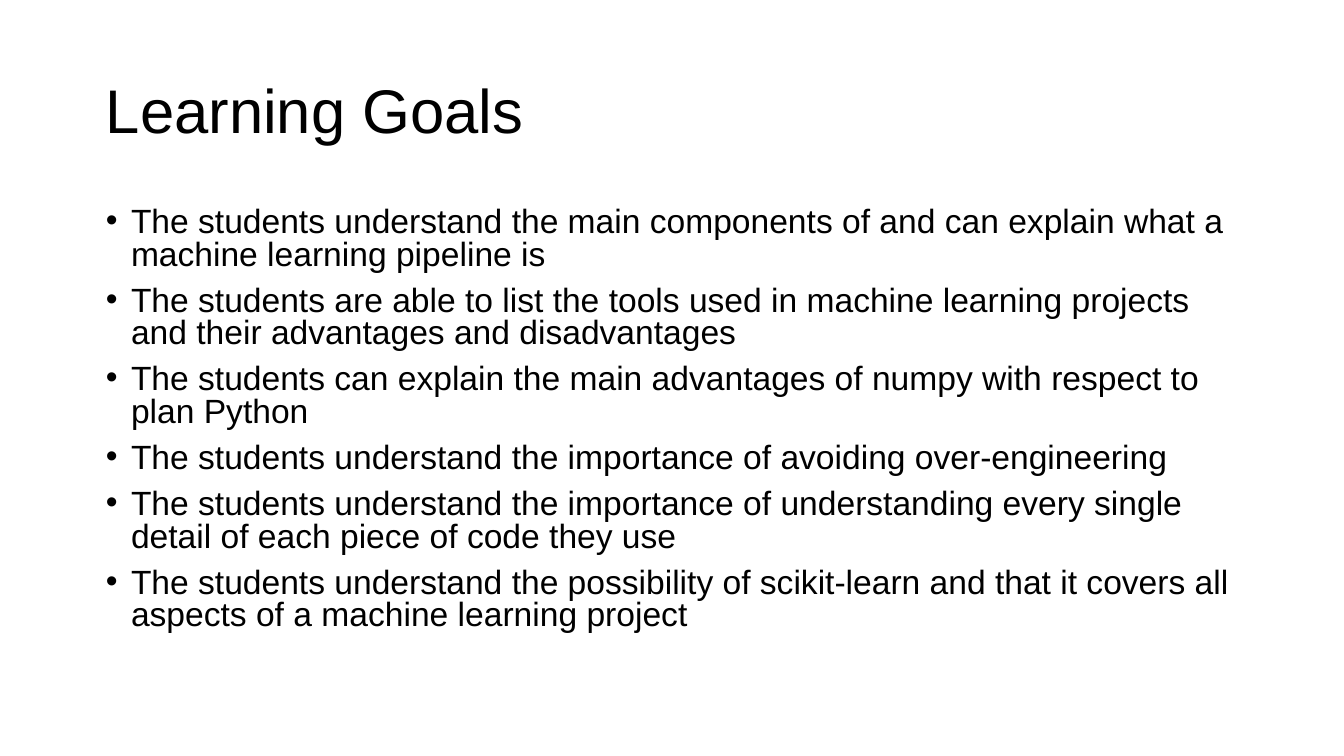
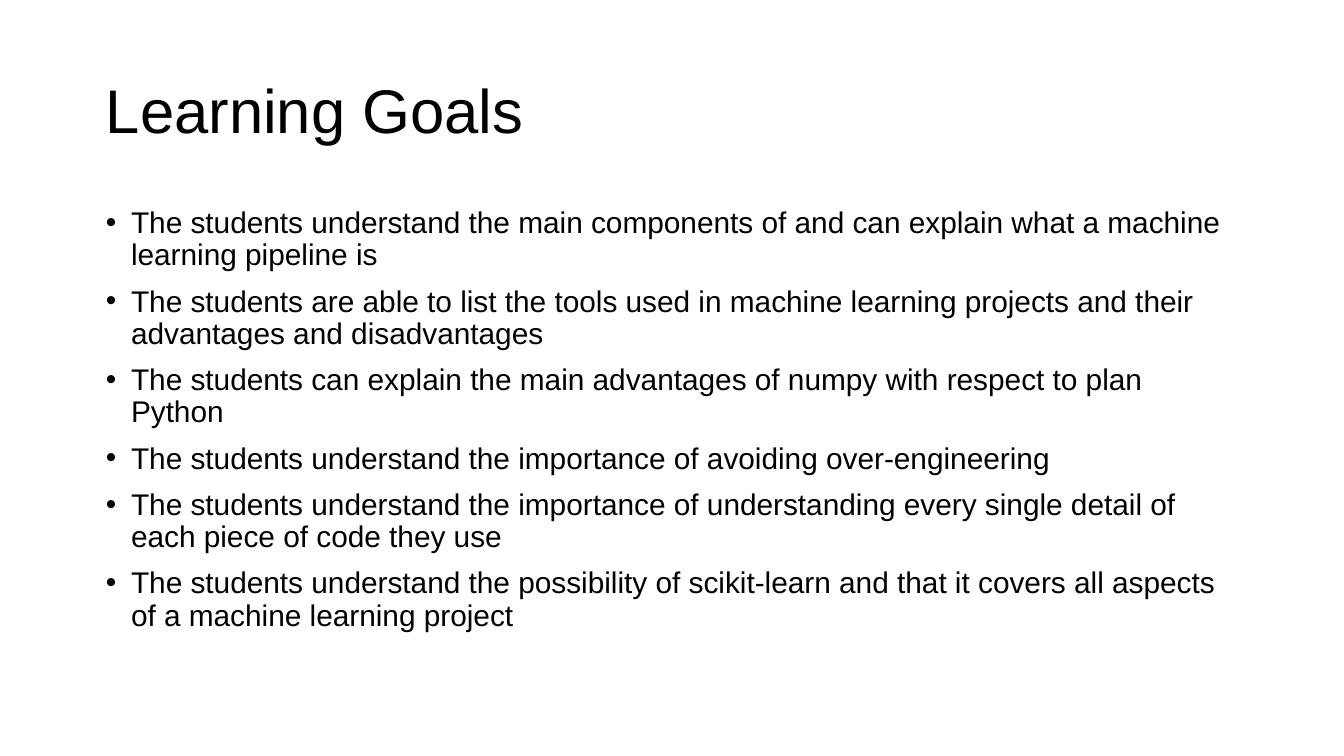
Before and after one commit to toelt-llc/MSCA-ITN-PARENT, a slide deck: slide 2 of DETERMINED2022/Python and scikit-learn/DETERMINED2022-toelt-Introduction Python and Scikit-learn.pptx. Drawn at 1344x756 pixels with LibreOffice and Linux fonts; fonts in the diff are those of the drawing; background and template pictures are left out. Boxes give left, top, right and bottom in pixels: in the first picture for what was removed or moved away, otherwise in the second. Text is boxed around its words. In the diff, an @@ line names an element or a change of style, - is before the commit and + after.

```diff
--- a/DETERMINED2022/Python and scikit-learn/DETERMINED2022-toelt-Introduction Python and Scikit-learn.pptx
+++ b/DETERMINED2022/Python and scikit-learn/DETERMINED2022-toelt-Introduction Python and Scikit-learn.pptx
@@ text "The students understand the main ..." at box(131, 211, 1220, 631): size 18 to 16 pt; line spacing 0.8 to 0.9 @@
```
Also in this commit, not shown: 2 other slides changed, 33 slides added, 3 slides removed, 1 other file.
